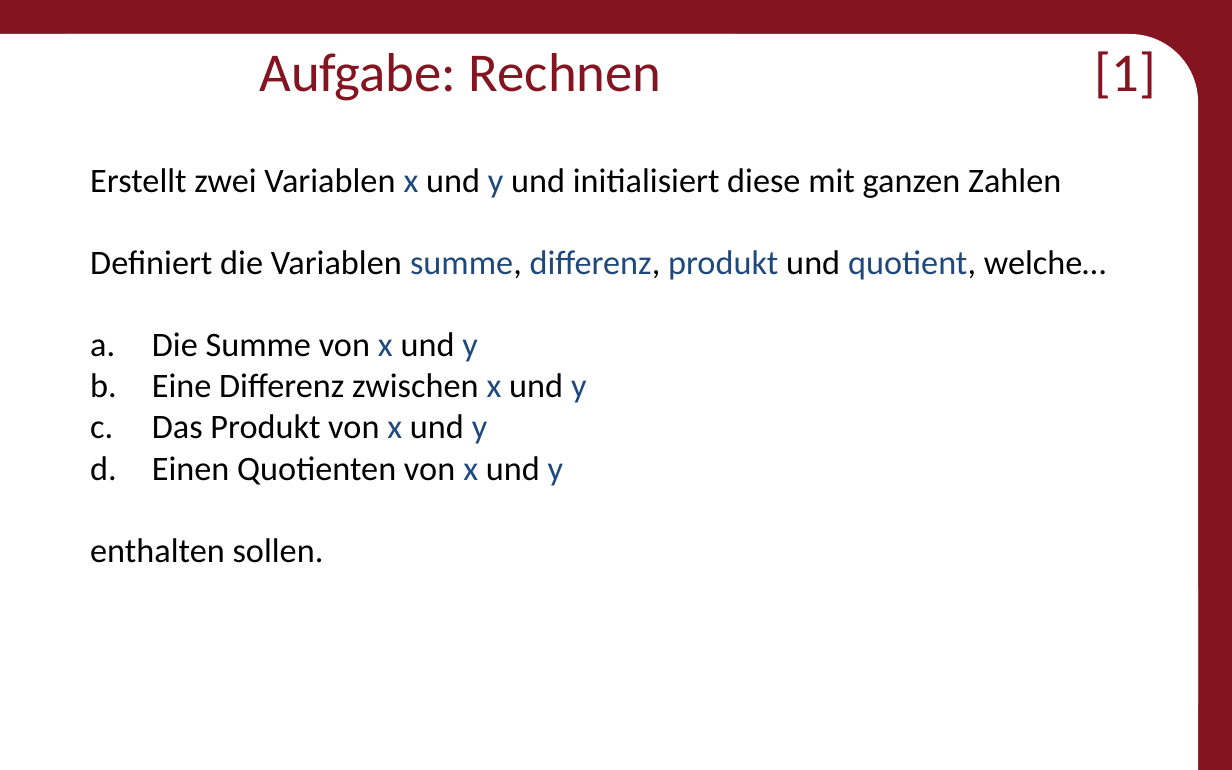
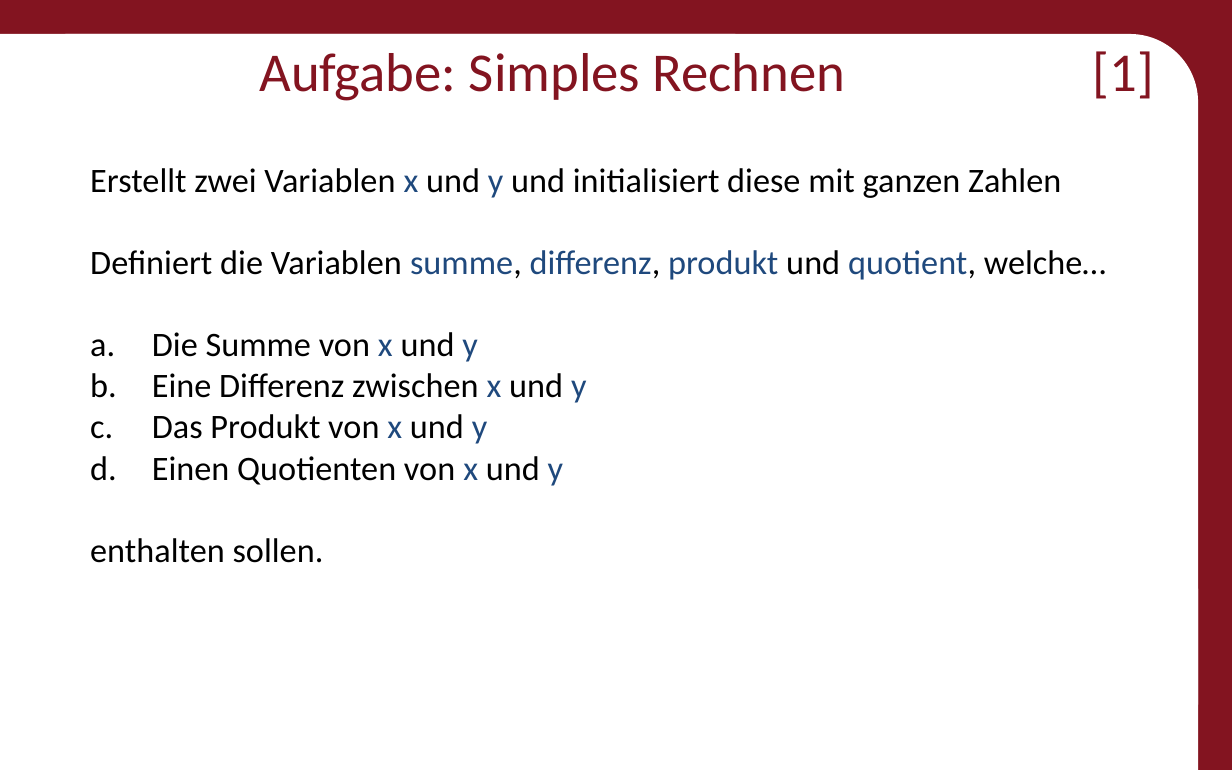
Before and after one commit to Roboscope/java-with-nao, a slide deck: slide 19 of Präsentationen/Anfänger - Java mit NAO.pptx. Drawn at 1232x770 pixels with LibreOffice and Linux fonts; fonts in the diff are those of the drawing; background and template pictures are left out. Boxes give left, top, right and bottom in pixels: in the first picture for what was removed or moved away, otherwise in the second. Text is boxed around its words. In the diff, an @@ line names an element or a change of style, - is before the commit and + after.

```diff
--- a/Präsentationen/Anfänger - Java mit NAO.pptx
+++ b/Präsentationen/Anfänger - Java mit NAO.pptx
@@ title at box(259, 51, 1154, 101): text changed @@
-Aufgabe: Rechnen [1]
+Aufgabe: Simples Rechnen [1]
```
Also in this commit, not shown: 4 other slides changed, 12 other files.
